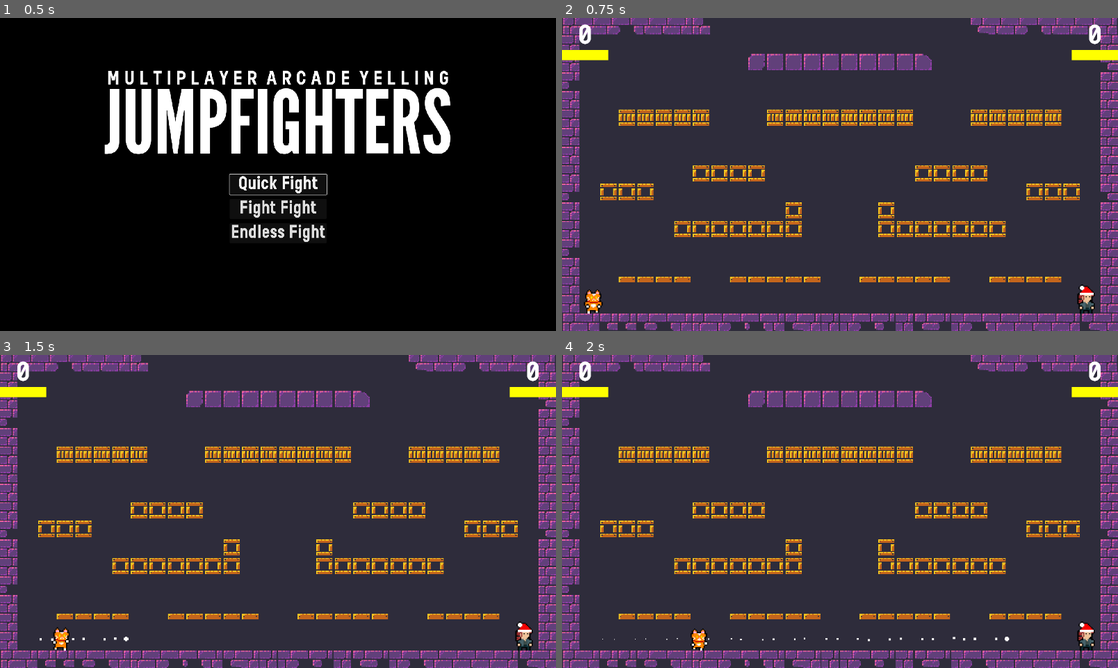
Above: before the commit, frames 1-4 (two rows, left to right).
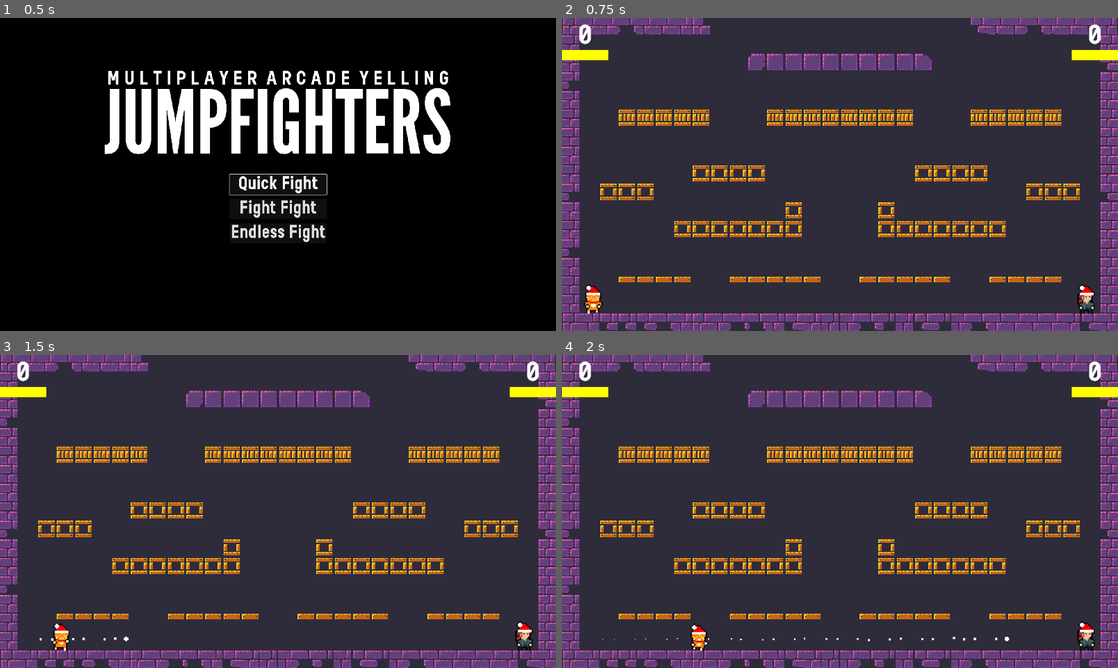
Above: after the commit, the same moments.

Repository: iamdanielgreen/jumpfighters
Game: Godot game, scene res://02_Scenes/menu.tscn
The game is run twice, just before and just after one commit, with the same random seed, the same clock (stepped at 60 frames per second) and the same inputs.
Inputs:
- Up to frame 1 (0.5 s): no input
- Up to frame 2 (0.75 s): click "Endless Fight" at 0.5 s
- Up to frame 3 (1.5 s): tap Enter (ui_accept) at 1.25 s; hold D (p1_right) from 1.28 s (still down); tap Space (p1_shoot) at 1.35 s
- Up to frame 4 (2 s): keep holding D (p1_right); tap W (p1_jump) at 1.52 s

Frame 1 is identical in both runs. In frame 2, less than 0.1% of the frame differs, in the area x 4-8%, y 85-89%; in frame 3, less than 0.1%; in frame 4, less than 0.1%.

Commit message:
XmasJumpfighters_20241222_2022
Added Christmas sprites to game.

Diff:
--- a/02_Scenes/player_one.tscn
+++ b/02_Scenes/player_one.tscn
@@ -2,64 +2,64 @@
 
 [ext_resource type="Script" path="res://03_Scripts/player_one.gd" id="1_82ecm"]
 [ext_resource type="PackedScene" uid="uid://dmm07csh88rc2" path="res://02_Scenes/projectile.tscn" id="2_bo62o"]
-[ext_resource type="Texture2D" uid="uid://y32yad3favrl" path="res://01_Assets/01_Sprites/Fighter_Tileset.png" id="2_m7lwj"]
 [ext_resource type="PackedScene" uid="uid://bhhg8ulx181jp" path="res://02_Scenes/death_sparkles.tscn" id="3_a1wm4"]
+[ext_resource type="Texture2D" uid="uid://gx400c3evut3" path="res://01_Assets/01_Sprites/XmasFighter_Tileset.png" id="4_6q4pf"]
 [ext_resource type="AudioStream" uid="uid://7w6chvfhovd0" path="res://01_Assets/02_Audio/SFX/Bullet_PewPew_Hi.wav" id="5_f1hf7"]
 
-[sub_resource type="AtlasTexture" id="AtlasTexture_lusck"]
-atlas = ExtResource("2_m7lwj")
+[sub_resource type="AtlasTexture" id="AtlasTexture_yy6y4"]
+atlas = ExtResource("4_6q4pf")
 region = Rect2(64, 32, 16, 32)
 
-[sub_resource type="AtlasTexture" id="AtlasTexture_e0elq"]
-atlas = ExtResource("2_m7lwj")
+[sub_resource type="AtlasTexture" id="AtlasTexture_m73fh"]
+atlas = ExtResource("4_6q4pf")
 region = Rect2(80, 32, 16, 32)
 
-[sub_resource type="AtlasTexture" id="AtlasTexture_da3if"]
-atlas = ExtResource("2_m7lwj")
+[sub_resource type="AtlasTexture" id="AtlasTexture_ai8j8"]
+atlas = ExtResource("4_6q4pf")
 region = Rect2(96, 32, 16, 32)
 
-[sub_resource type="AtlasTexture" id="AtlasTexture_u1ljl"]
-atlas = ExtResource("2_m7lwj")
+[sub_resource type="AtlasTexture" id="AtlasTexture_wlgyr"]
+atlas = ExtResource("4_6q4pf")
 region = Rect2(112, 32, 16, 32)
 
-[sub_resource type="AtlasTexture" id="AtlasTexture_twrvr"]
-atlas = ExtResource("2_m7lwj")
+[sub_resource type="AtlasTexture" id="AtlasTexture_5f3en"]
+atlas = ExtResource("4_6q4pf")
 region = Rect2(64, 96, 16, 32)
 
-[sub_resource type="AtlasTexture" id="AtlasTexture_4j80n"]
-atlas = ExtResource("2_m7lwj")
+[sub_resource type="AtlasTexture" id="AtlasTexture_avm7q"]
+atlas = ExtResource("4_6q4pf")
 region = Rect2(80, 96, 16, 32)
 
-[sub_resource type="AtlasTexture" id="AtlasTexture_4ivp1"]
-atlas = ExtResource("2_m7lwj")
-region = Rect2(64, 64, 16, 32)
+[sub_resource type="AtlasTexture" id="AtlasTexture_pwphf"]
+atlas = ExtResource("4_6q4pf")
+region = Rect2(0, 160, 16, 32)
 
-[sub_resource type="AtlasTexture" id="AtlasTexture_743es"]
-atlas = ExtResource("2_m7lwj")
-region = Rect2(80, 64, 16, 32)
+[sub_resource type="AtlasTexture" id="AtlasTexture_ky704"]
+atlas = ExtResource("4_6q4pf")
+region = Rect2(16, 160, 16, 32)
 
-[sub_resource type="AtlasTexture" id="AtlasTexture_3v2yw"]
-atlas = ExtResource("2_m7lwj")
-region = Rect2(96, 64, 16, 32)
+[sub_resource type="AtlasTexture" id="AtlasTexture_6gelx"]
+atlas = ExtResource("4_6q4pf")
+region = Rect2(32, 160, 16, 32)
 
-[sub_resource type="AtlasTexture" id="AtlasTexture_r4l8g"]
-atlas = ExtResource("2_m7lwj")
-region = Rect2(112, 64, 16, 32)
+[sub_resource type="AtlasTexture" id="AtlasTexture_53545"]
+atlas = ExtResource("4_6q4pf")
+region = Rect2(48, 160, 16, 32)
 
 [sub_resource type="SpriteFrames" id="SpriteFrames_eafc4"]
 animations = [{
 "frames": [{
 "duration": 1.0,
-"texture": SubResource("AtlasTexture_lusck")
+"texture": SubResource("AtlasTexture_yy6y4")
 }, {
 "duration": 1.0,
-"texture": SubResource("AtlasTexture_e0elq")
+"texture": SubResource("AtlasTexture_m73fh")
 }, {
 "duration": 1.0,
-"texture": SubResource("AtlasTexture_da3if")
+"texture": SubResource("AtlasTexture_ai8j8")
 }, {
 "duration": 1.0,
-"texture": SubResource("AtlasTexture_u1ljl")
+"texture": SubResource("AtlasTexture_wlgyr")
 }],
 "loop": true,
 "name": &"idle",
@@ -78,16 +78,16 @@
 }, {
 "frames": [{
 "duration": 1.0,
-"texture": SubResource("AtlasTexture_4ivp1")
+"texture": SubResource("AtlasTexture_pwphf")
 }, {
 "duration": 1.0,
-"texture": SubResource("AtlasTexture_743es")
+"texture": SubResource("AtlasTexture_ky704")
 }, {
 "duration": 1.0,
-"texture": SubResource("AtlasTexture_3v2yw")
+"texture": SubResource("AtlasTexture_6gelx")
 }, {
 "duration": 1.0,
-"texture": SubResource("AtlasTexture_r4l8g")
+"texture": SubResource("AtlasTexture_53545")
 }],
 "loop": true,
 "name": &"run",
@@ -106,9 +106,8 @@
 [node name="AnimatedSprite2D" type="AnimatedSprite2D" parent="."]
 position = Vector2(0, -6)
 sprite_frames = SubResource("SpriteFrames_eafc4")
-animation = &"jump"
+animation = &"run"
 autoplay = "idle"
-frame_progress = 0.646158
 
 [node name="CollisionShape2D" type="CollisionShape2D" parent="."]
 position = Vector2(0, 0.5)
Not shown: 1 places in 02_Scenes/player_one.tscn that only renumber resources
